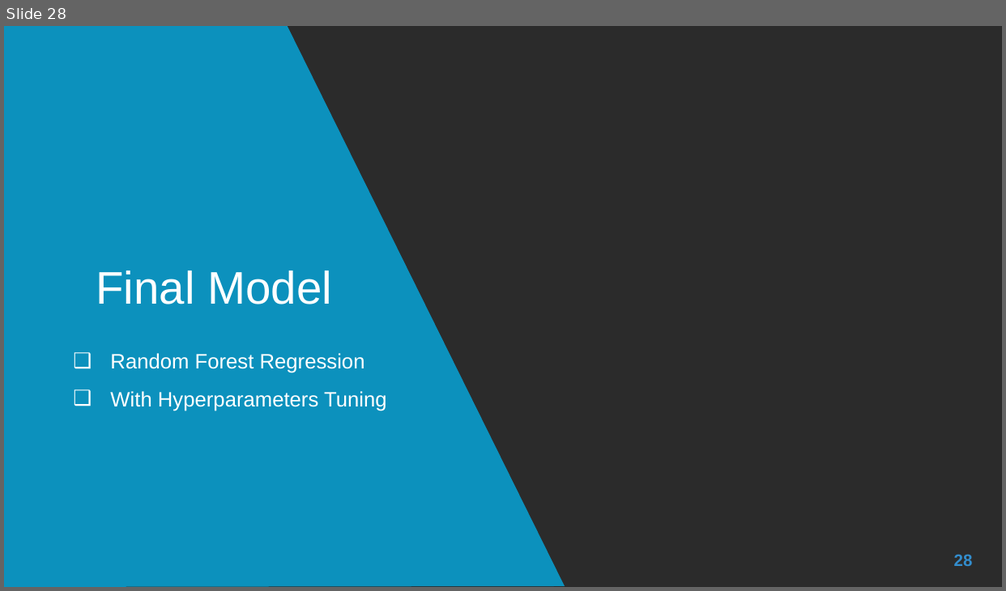
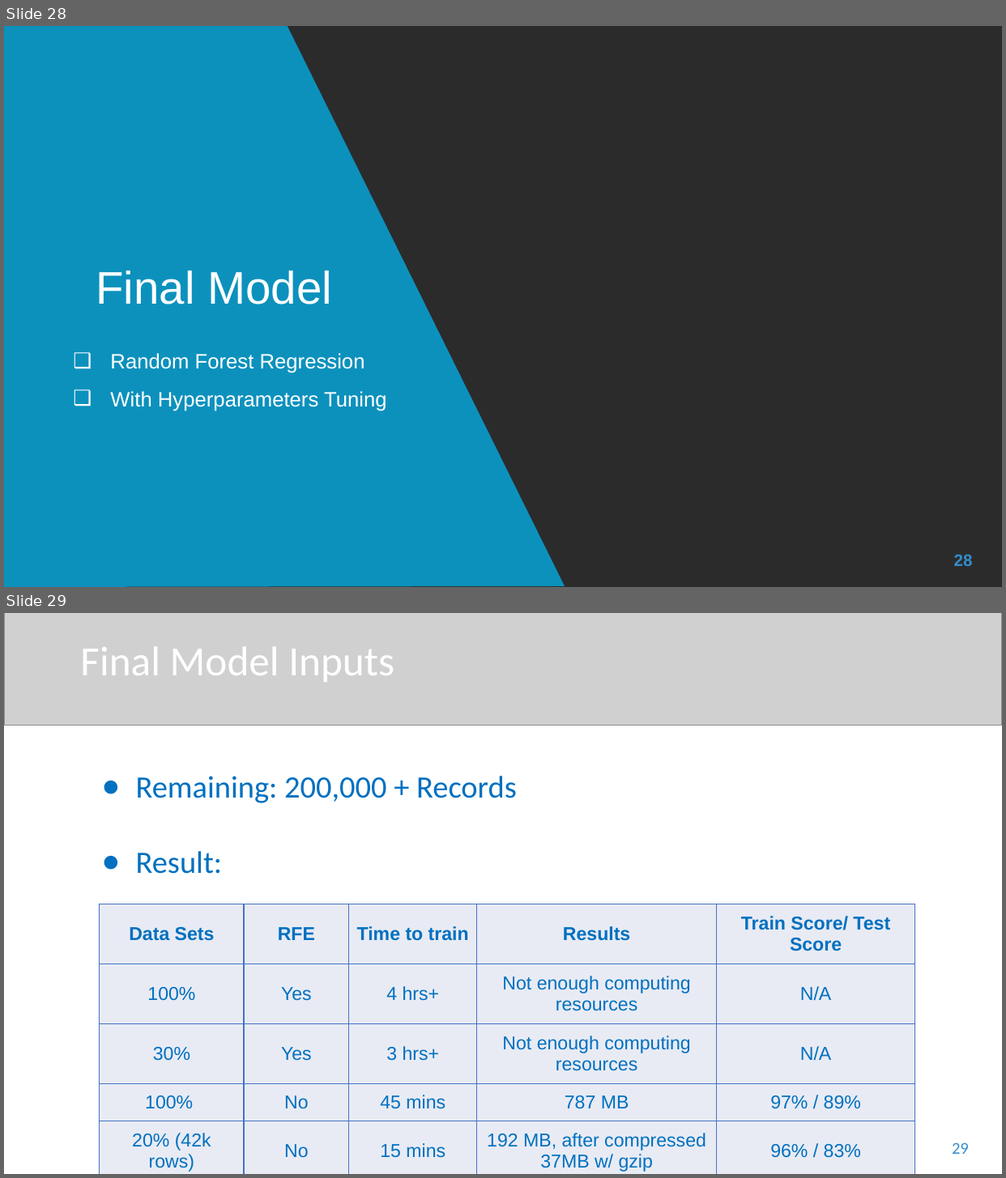
Before and after one commit to Dearsu520/automotive-modeling-project, a slide deck: ETL/Final Project.pptx. Shown one above the other, each under a label of ours: slide 28 before the commit, slides 28 and 29 after it. The pictures are 1006x591 and 1006x1178 pixels, drawn with LibreOffice and Linux fonts; fonts in the diff are those of the drawing; grey boxes stand for pictures; background and template pictures are left out; a plain dark background stands for a picture behind light text. Boxes give left, top, right and bottom in pixels: in the first picture for what was removed or moved away, otherwise in the second. Text is boxed around its words. In the diff, an @@ line names an element or a change of style, - is before the commit and + after.

```diff
--- a/ETL/Final Project.pptx
+++ b/ETL/Final Project.pptx
@@ slide 29 added at <box>4,613,1002,1174</box>, background #FFFFFF @@
@@ picture added at <box>4,613,1002,726</box> @@
@@ title added at <box>80,647,394,682</box>, 40 pt, text #FFFFFF @@
+Final Model Inputs
@@ text added at <box>136,776,517,874</box>, 30 pt, text #0070C0 @@
+● Remaining: 200,000 + Records
+● Result:
@@ table added at <box>100,905,915,1174</box>, 5 rows, 5 columns @@
+Data Sets | RFE | Time to train | Results | Train Score/ Test Score
+100% | Yes | 4 hrs+ | Not enough computing resources | N/A
+30% | Yes | 3 hrs+ | Not enough computing resources | N/A
+100% | No | 45 mins | 787 MB | 97% / 89%
+20% (42k rows) | No | 15 mins | 192 MB, after compressed 37MB w/ gzip | 96% / 83%
@@ page number added at <box>952,1143,969,1154</box>, 16 pt, text #338DCD @@
+29
```
Also in this commit, not shown: 2 slides changed, 1 other slide added, 10 slides removed.
